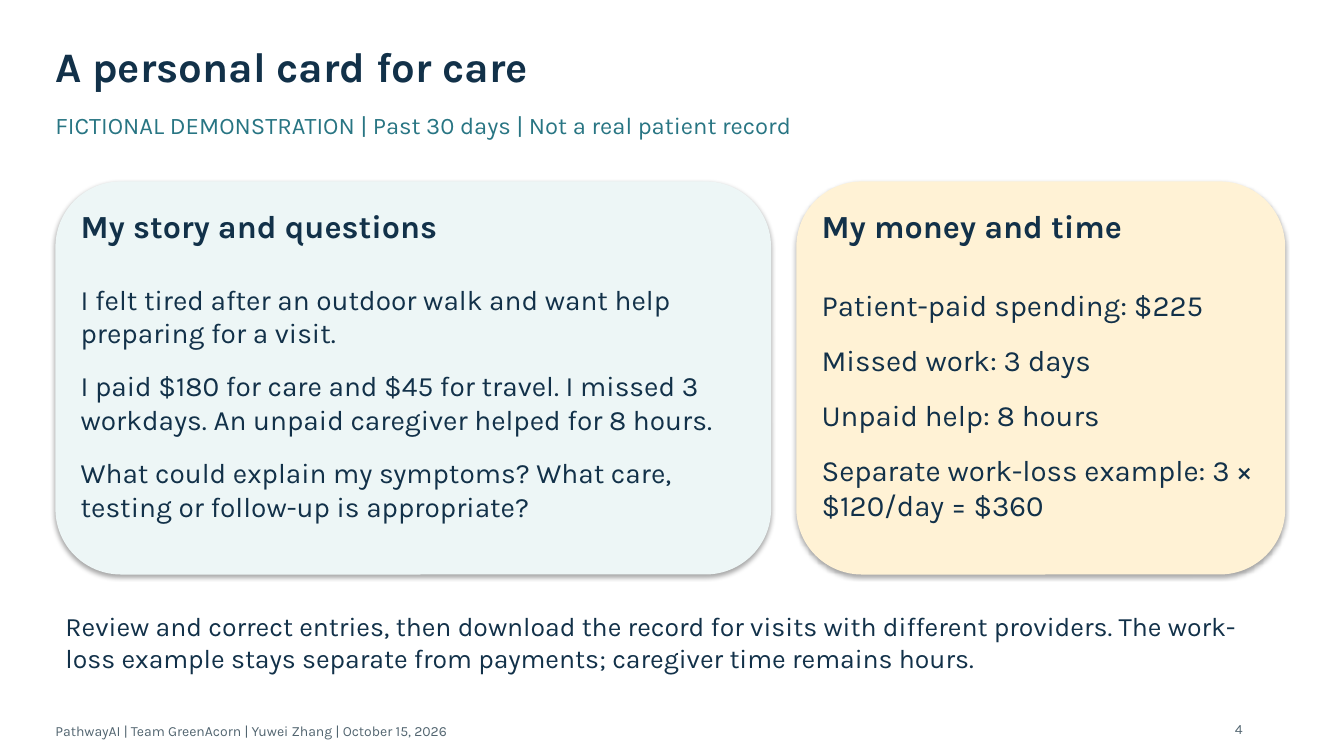
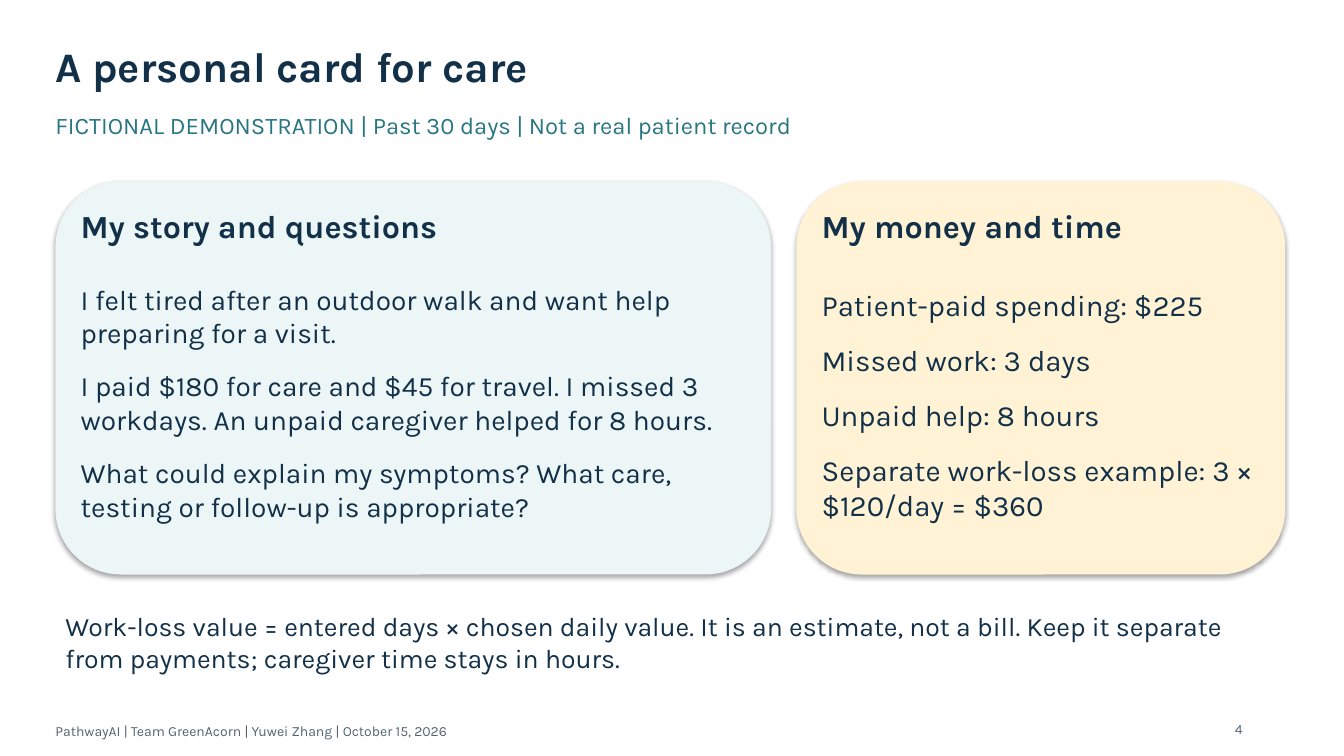
Before and after one commit to gaiju/pathwayAI, a slide deck: slide 4 of submission/PathwayAI_Submission.pptx. Drawn at 1344x756 pixels with LibreOffice and Linux fonts; fonts in the diff are those of the drawing. Boxes give left, top, right and bottom in pixels: in the first picture for what was removed or moved away, otherwise in the second. Text is boxed around its words. In the diff, an @@ line names an element or a change of style, - is before the commit and + after.

Commit message:
Clarify modeled work loss and accessibility resources in submission deck

```diff
--- a/submission/PathwayAI_Submission.pptx
+++ b/submission/PathwayAI_Submission.pptx
@@ text at <box>65,617,1222,675</box>: text changed @@
-Review and correct entries, then download the record for visits with different providers. The work-loss example stays separate from payments; caregiver time remains hours.
+Work-loss value = entered days × chosen daily value. It is an estimate, not a bill. Keep it separate from payments; caregiver time stays in hours.
```
Also in this commit, not shown: 1 other slide changed.
